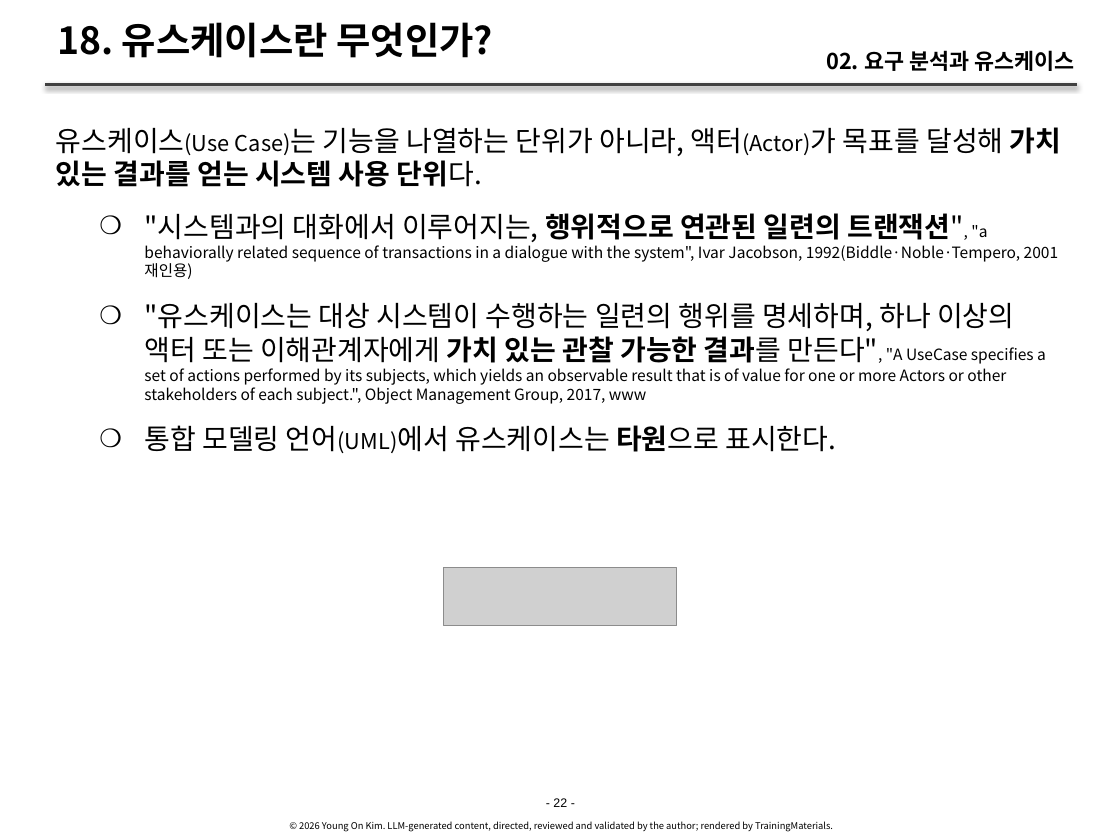
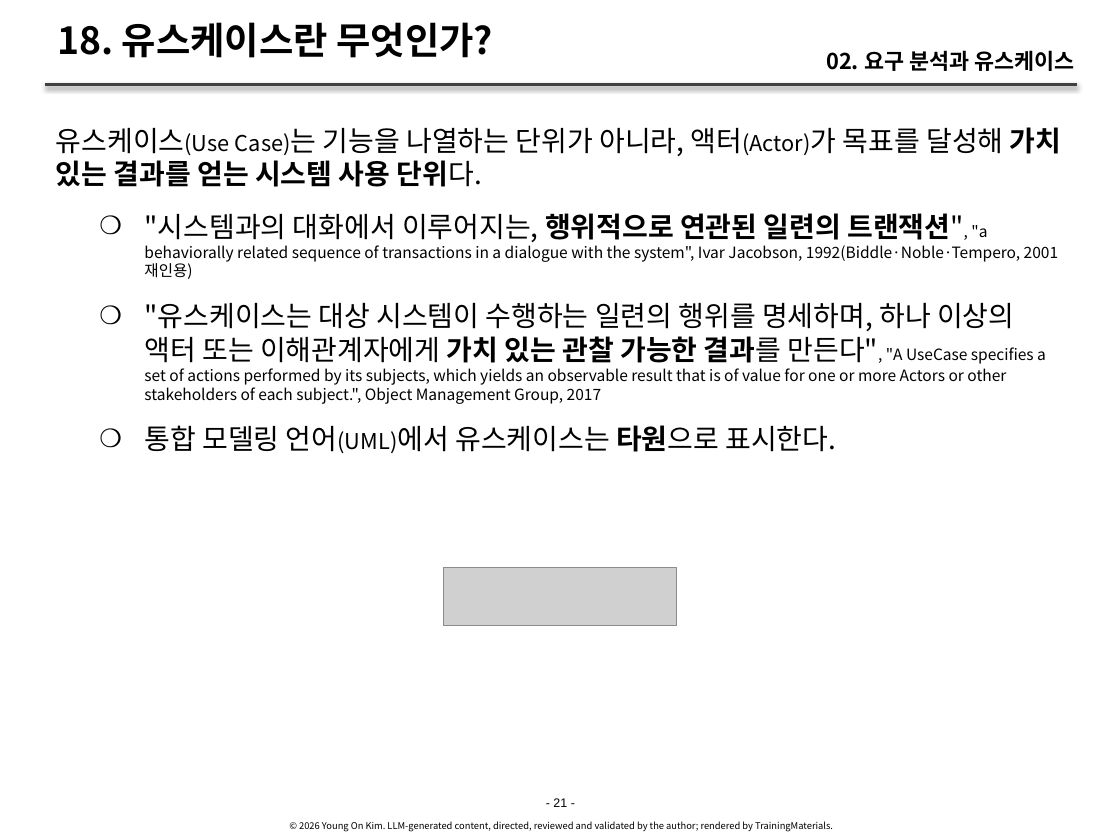
Before and after one commit to YoungSan77/TrainingMaterials, a slide deck: slide 21 of courses/ooad/sessions/s02.pptx (slide 22 before the commit). Drawn at 1120x840 pixels with LibreOffice and Linux fonts; fonts in the diff are those of the drawing; grey boxes stand for pictures. Boxes give left, top, right and bottom in pixels: in the first picture for what was removed or moved away, otherwise in the second. Text is boxed around its words. In the diff, an @@ line names an element or a change of style, - is before the commit and + after.

```diff
--- a/courses/ooad/sessions/s02.pptx
+++ b/courses/ooad/sessions/s02.pptx
@@ text at (144, 303, 1046, 404): text changed @@
-    ❍ "유스케이스는 대상 시스템이 수행하는 일련의 행위를 명세하며, 하나 이상의 액터 또는 이해관계자에게 가치 있는 관찰 가능한 결과를 만든다", "A UseCase specifies a set of actions performed by its subjects, which yields an observable result that is of value for one or more Actors or other stakeholders of each subject.", Object Management Group, 2017, www
+    ❍ "유스케이스는 대상 시스템이 수행하는 일련의 행위를 명세하며, 하나 이상의 액터 또는 이해관계자에게 가치 있는 관찰 가능한 결과를 만든다", "A UseCase specifies a set of actions performed by its subjects, which yields an observable result that is of value for one or more Actors or other stakeholders of each subject.", Object Management Group, 2017
@@ text at (553, 798, 567, 807): text changed @@
-- 22 -
+- 21 -
```
Also in this commit, not shown: 72 other slides changed, 3 slides removed, 19 other files.
